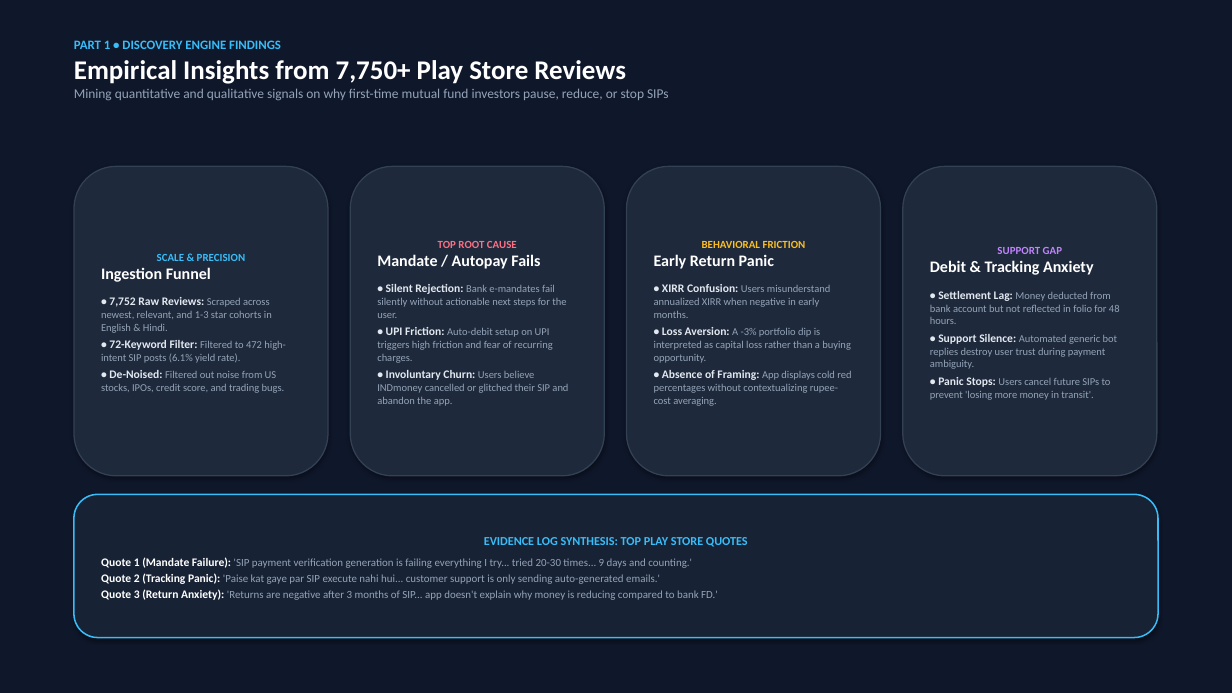
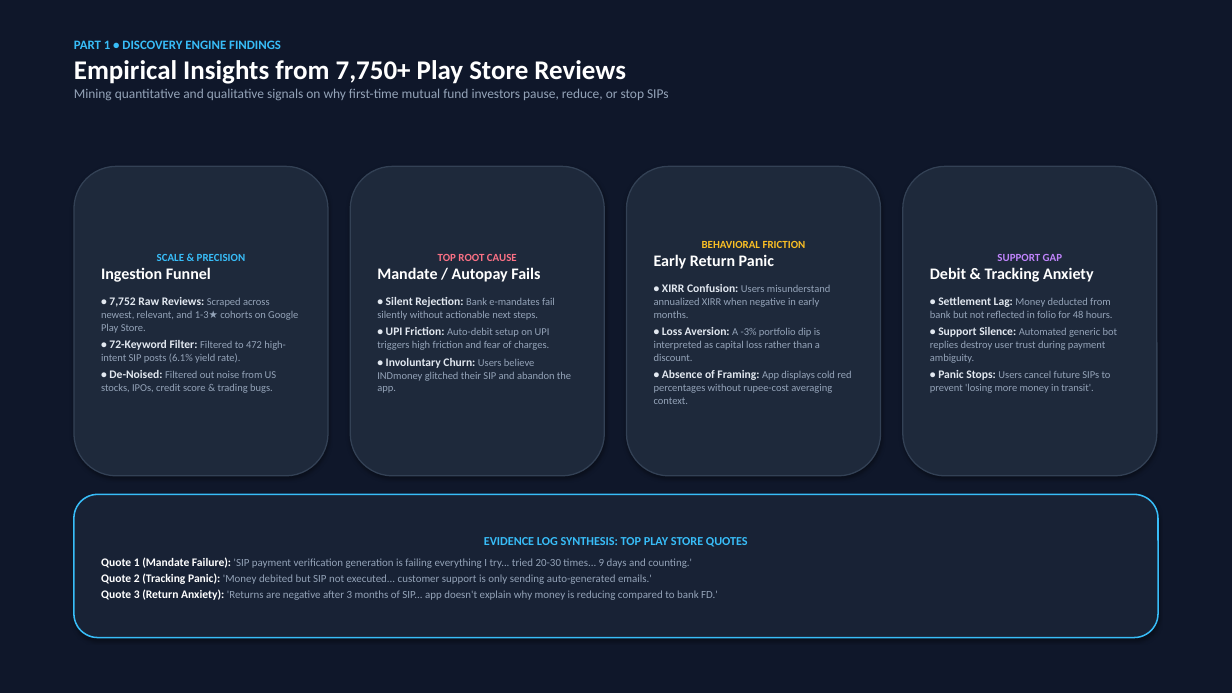
Before and after one commit to aakswetaray-crypto/indmoney-sip-discovery, a slide deck: slide 3 of indmoney_10_slide_final_deck.pptx. Drawn at 1232x693 pixels with LibreOffice and Linux fonts; fonts in the diff are those of the drawing. Boxes give left, top, right and bottom in pixels: in the first picture for what was removed or moved away, otherwise in the second. Text is boxed around its words. In the diff, an @@ line names an element or a change of style, - is before the commit and + after.

Commit message:
Incorporate real user survey data (N=7) and update 10-slide deck with empirical findings

```diff
--- a/indmoney_10_slide_final_deck.pptx
+++ b/indmoney_10_slide_final_deck.pptx
@@ text in rounded rectangle at (x1=101, y1=297, x2=298, y2=333): text changed @@
-• 7,752 Raw Reviews: Scraped across newest, relevant, and 1-3 star cohorts in English & Hindi.
+• 7,752 Raw Reviews: Scraped across newest, relevant, and 1-3★ cohorts on Google Play Store.
@@ text in rounded rectangle at (x1=377, y1=297, x2=571, y2=393): text changed @@
-• Silent Rejection: Bank e-mandates fail silently without actionable next steps for the user.
-• UPI Friction: Auto-debit setup on UPI triggers high friction and fear of recurring charges.
-• Involuntary Churn: Users believe INDmoney cancelled or glitched their SIP and abandon the app.
+• Silent Rejection: Bank e-mandates fail silently without actionable next steps.
+• UPI Friction: Auto-debit setup on UPI triggers high friction and fear of charges.
+• Involuntary Churn: Users believe INDmoney glitched their SIP and abandon the app.
@@ text in rounded rectangle at (x1=930, y1=297, x2=1113, y2=318): text changed @@
-• Settlement Lag: Money deducted from bank account but not reflected in folio for 48 hours.
+• Settlement Lag: Money deducted from bank but not reflected in folio for 48 hours.
@@ text in rounded rectangle at (x1=654, y1=327, x2=832, y2=404): text changed @@
-• Loss Aversion: A -3% portfolio dip is interpreted as capital loss rather than a buying opportunity.
-• Absence of Framing: App displays cold red percentages without contextualizing rupee-cost averaging.
+• Loss Aversion: A -3% portfolio dip is interpreted as capital loss rather than a discount.
+• Absence of Framing: App displays cold red percentages without rupee-cost averaging context.
@@ text in rounded rectangle at (x1=101, y1=370, x2=277, y2=393): text changed @@
-• De-Noised: Filtered out noise from US stocks, IPOs, credit score, and trading bugs.
+• De-Noised: Filtered out noise from US stocks, IPOs, credit score & trading bugs.
@@ text in rounded rectangle at (x1=101, y1=573, x2=652, y2=584): text changed @@
-Quote 2 (Tracking Panic): 'Paise kat gaye par SIP execute nahi hui... customer support is only sending auto-generated emails.'
+Quote 2 (Tracking Panic): 'Money debited but SIP not executed... customer support is only sending auto-generated emails.'
```
Also in this commit, not shown: 9 other slides changed, 3 other files.
